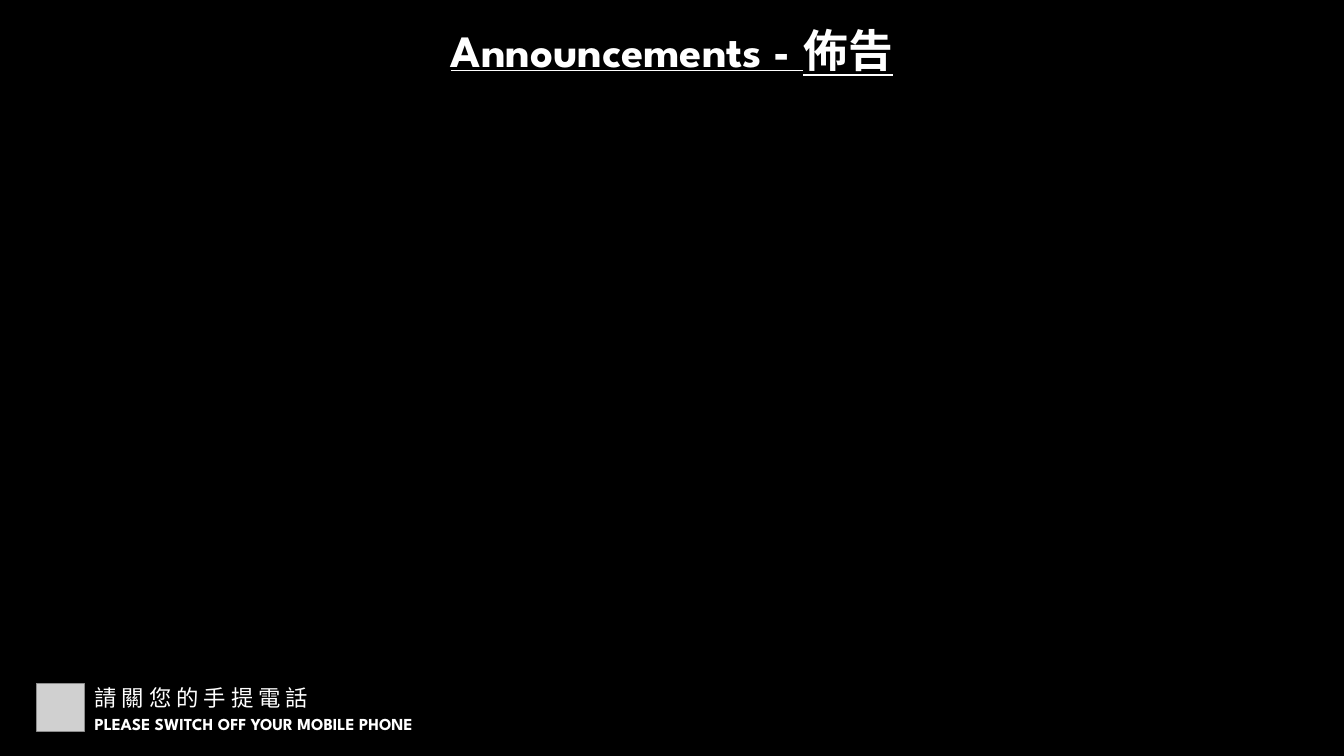
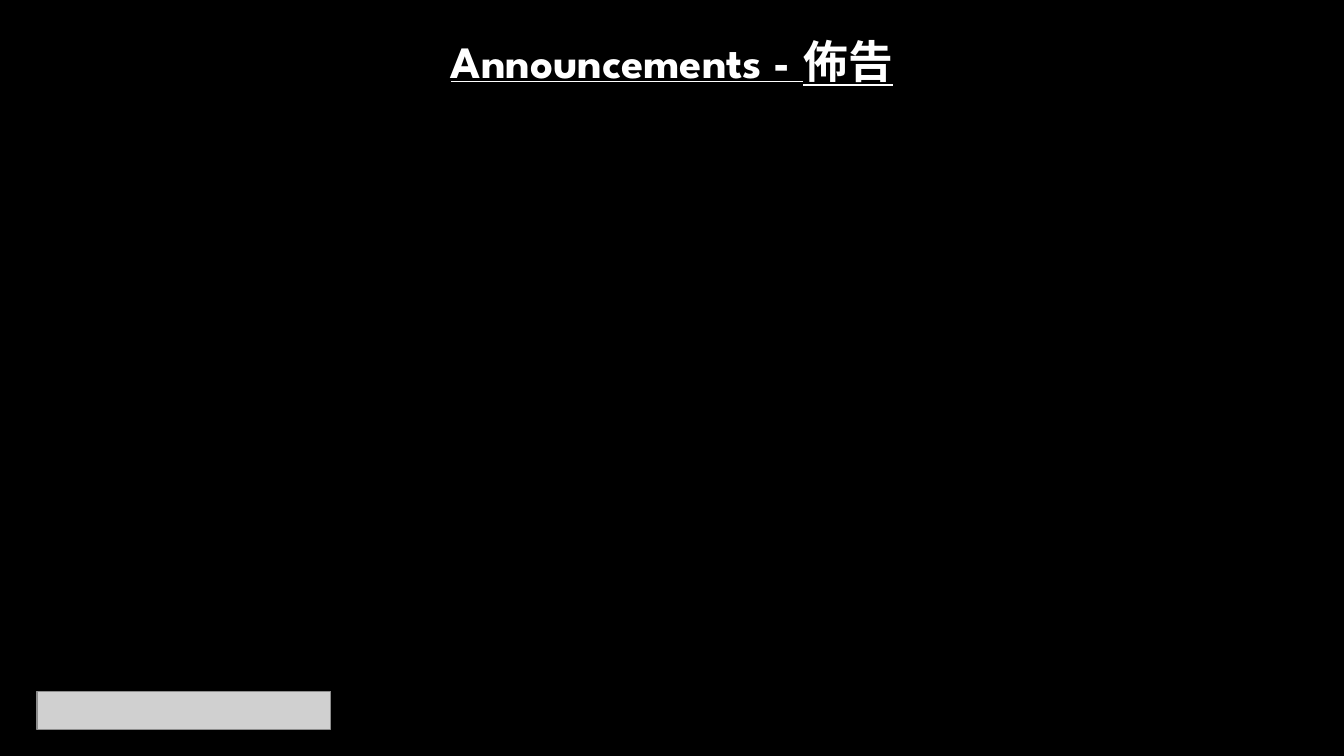
Before and after one commit to calebchanwy/tjc-powerpoint, a slide deck: slide 4 of TJCPowerPoint/Resources/ServiceWidescreen.pptx. Drawn at 1344x756 pixels with LibreOffice and Linux fonts; fonts in the diff are those of the drawing; grey boxes stand for pictures. Boxes give left, top, right and bottom in pixels: in the first picture for what was removed or moved away, otherwise in the second. Text is boxed around its words. In the diff, an @@ line names an element or a change of style, - is before the commit and + after.

```diff
--- a/TJCPowerPoint/Resources/ServiceWidescreen.pptx
+++ b/TJCPowerPoint/Resources/ServiceWidescreen.pptx
@@ text "Announcements - 佈告": place and size @@
-text "Announcements - 佈告" at (451, 29, 893, 76)
+text "Announcements - 佈告" at (451, 40, 893, 86)
@@ picture removed at (37, 684, 85, 731) @@
@@ text removed at (94, 687, 308, 708) @@
-請 關 您 的 手 提 電 話
@@ picture added at (37, 692, 331, 730) @@
@@ text removed at (95, 718, 412, 731) @@
-PLEASE SWITCH OFF YOUR MOBILE PHONE
```
Also in this commit, not shown: 5 other slides changed, 1 slide added, 20 other files.
